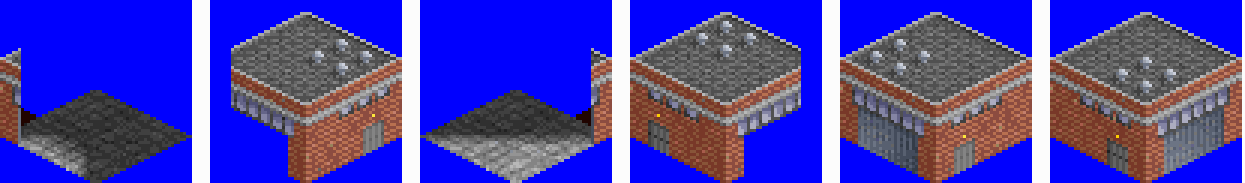
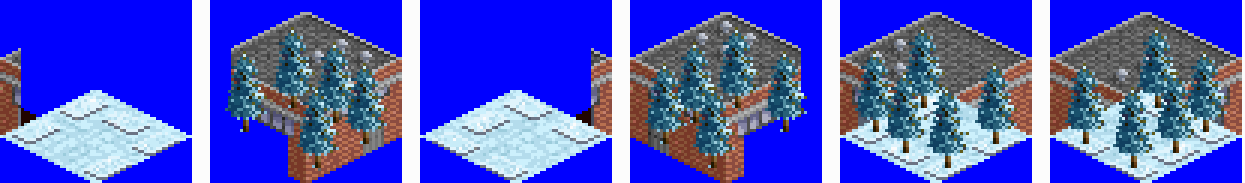
Two versions of the same layered image (1245x183). Layer-by-layer changes:
showed "WALK_SNOW", painted on it over [0, 27, 1242, 183]
